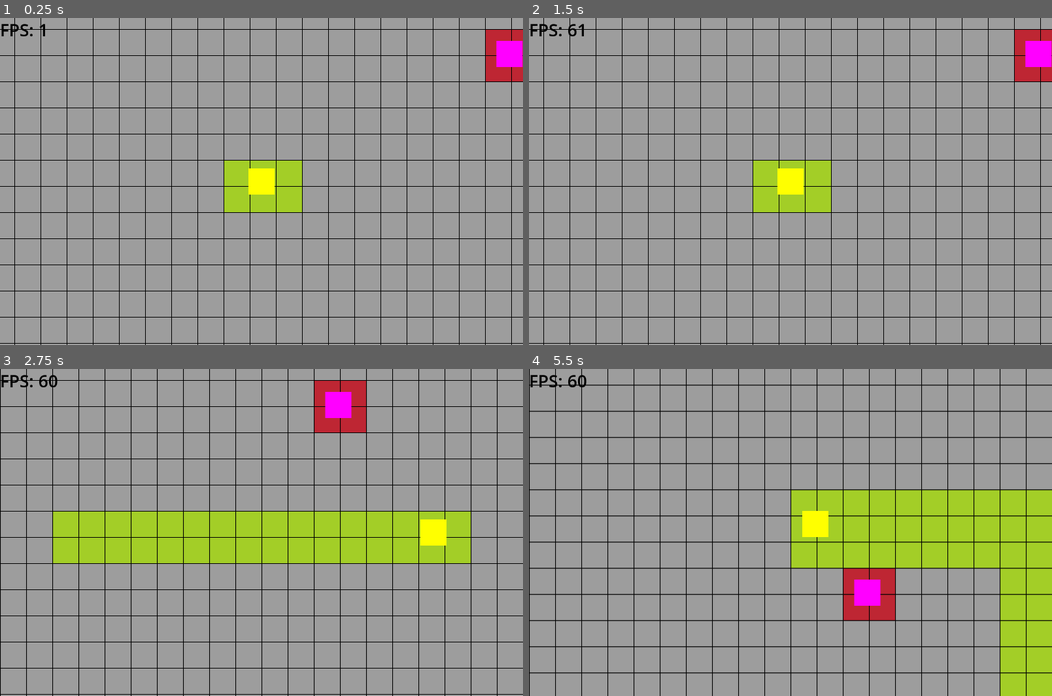
Above: before the commit, frames 1-4 (two rows, left to right).
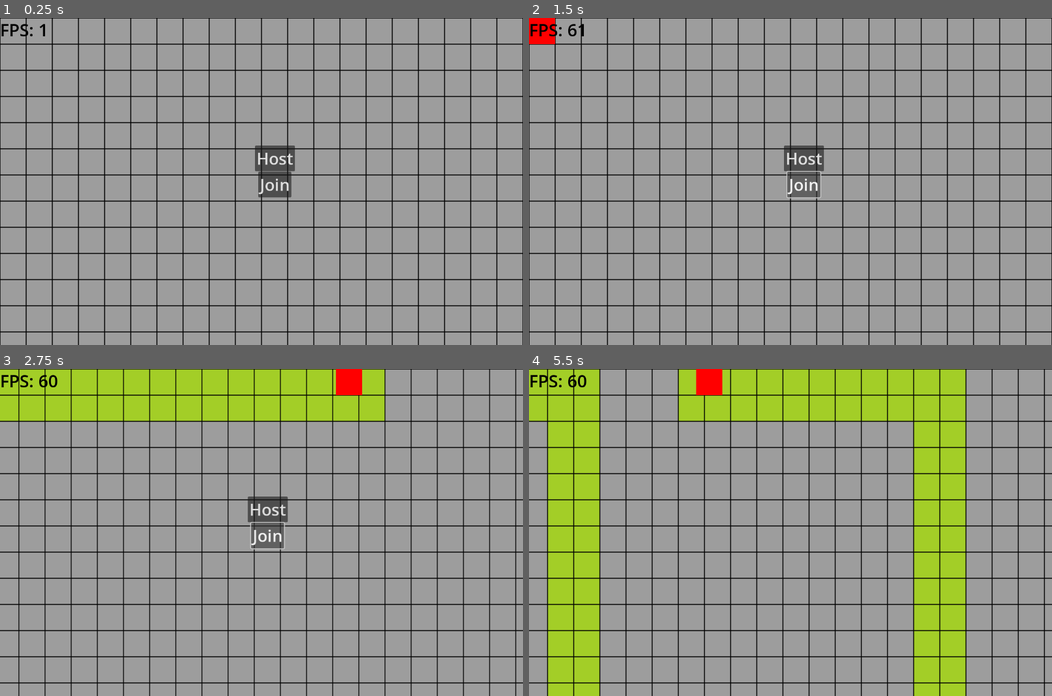
Above: after the commit, the same moments.

Repository: NIK-98/Paint_The_Ground
Game: Godot game, scene res://sceens/main.tscn
The game is run twice, just before and just after one commit, with the same random seed, the same clock (stepped at 60 frames per second) and the same inputs.
Inputs (mouse positions are in pixels of both pictures, inside the frame that each line leads up to):
- Up to frame 1 (0.25 s): no input
- Up to frame 2 (1.5 s): click (806, 158) at 0.5 s, where only the run after the commit has a clickable "Host"; click (806, 184) at 1.25 s, where only the run after the commit has a clickable "Join"
- Up to frame 3 (2.75 s): hold D (right, bound only after the commit) from 2.03 s (still down)
- Up to frame 4 (5.5 s): release D (right, bound only after the commit) at 2.78 s; hold S (down, bound only after the commit) 2.78-3.53 s; hold D (right, bound only after the commit) 3.53-4.28 s; hold W (up, bound only after the commit) 4.28-5.03 s; hold A (left, bound only after the commit) from 5.03 s (still down)

The runs differ from the first frame. In frame 1, 18% of the frame differs, in the area x 0-100%, y 0-100%; in frame 2, 18%; in frame 3, 36%; in frame 4, 50%.

Commit message:
Multiplayer grund aufbau hinzugefügt

Diff:
--- a/project.godot
+++ b/project.godot
@@ -37,22 +37,22 @@
 
 [input]
 
-up1={
+up={
 "deadzone": 0.5,
 "events": [Object(InputEventKey,"resource_local_to_scene":false,"resource_name":"","device":-1,"window_id":0,"alt_pressed":false,"shift_pressed":false,"ctrl_pressed":false,"meta_pressed":false,"pressed":false,"keycode":0,"physical_keycode":87,"key_label":0,"unicode":119,"echo":false,"script":null)
 , null]
 }
-down1={
+down={
 "deadzone": 0.5,
 "events": [Object(InputEventKey,"resource_local_to_scene":false,"resource_name":"","device":-1,"window_id":0,"alt_pressed":false,"shift_pressed":false,"ctrl_pressed":false,"meta_pressed":false,"pressed":false,"keycode":0,"physical_keycode":83,"key_label":0,"unicode":115,"echo":false,"script":null)
 ]
 }
-right1={
+right={
 "deadzone": 0.5,
 "events": [Object(InputEventKey,"resource_local_to_scene":false,"resource_name":"","device":-1,"window_id":0,"alt_pressed":false,"shift_pressed":false,"ctrl_pressed":false,"meta_pressed":false,"pressed":false,"keycode":0,"physical_keycode":68,"key_label":0,"unicode":100,"echo":false,"script":null)
 ]
 }
-left1={
+left={
 "deadzone": 0.5,
 "events": [Object(InputEventKey,"resource_local_to_scene":false,"resource_name":"","device":-1,"window_id":0,"alt_pressed":false,"shift_pressed":false,"ctrl_pressed":false,"meta_pressed":false,"pressed":false,"keycode":0,"physical_keycode":65,"key_label":0,"unicode":97,"echo":false,"script":null)
 ]
@@ -79,7 +79,12 @@
 }
 left2={
 "deadzone": 0.5,
-"events": [Object(InputEventKey,"resource_local_to_scene":fa …(119 unchanged characters)… ressed":false,"pressed":false,"keycode":0,"physical_keycode":4194319,"key_label":0,"unicode":0,"echo":false,"script":null)
+"events": [Object(InputEventKey,"resource_local_to_scene":fa …(119 unchanged characters)… ressed":false,"pressed":false,"keycode":4194319,"physical_keycode":4194319,"key_label":4194319,"unicode":0,"echo":false,"script":null)
+]
+}
+start={
+"deadzone": 0.5,
+"events": [Object(InputEventKey,"resource_local_to_scene":false,"resource_name":"","device":-1,"window_id":0,"alt_pressed":false,"shift_pressed":false,"ctrl_pressed":false,"meta_pressed":false,"pressed":false,"keycode":0,"physical_keycode":70,"key_label":0,"unicode":102,"echo":false,"script":null)
 ]
 }
 
--- a/sceens/main.tscn
+++ b/sceens/main.tscn
@@ -1,7 +1,8 @@
-[gd_scene load_steps=3 format=3 uid="uid://cny2f4chevd1r"]
+[gd_scene load_steps=4 format=3 uid="uid://cny2f4chevd1r"]
 
 [ext_resource type="Script" path="res://scripts/main.gd" id="1_jo5ss"]
 [ext_resource type="PackedScene" uid="uid://bd2en7ayi4qef" path="res://sceens/floor.tscn" id="3_raunn"]
+[ext_resource type="PackedScene" uid="uid://dqai1xwsq1oo2" path="res://sceens/menu.tscn" id="3_ukx8c"]
 
 [node name="main" type="Node2D" groups=["main"]]
 script = ExtResource("1_jo5ss")
@@ -21,3 +22,5 @@
 offset_bottom = 23.0
 theme_override_colors/font_color = Color(0, 0, 0, 1)
 theme_override_font_sizes/font_size = 42
+
+[node name="menu" parent="." instance=ExtResource("3_ukx8c")]
--- /dev/null
+++ b/sceens/menu.tscn
@@ -0,0 +1,37 @@
+[gd_scene load_steps=3 format=3 uid="uid://dqai1xwsq1oo2"]
+
+[ext_resource type="Script" path="res://scripts/menu.gd" id="1_k8nxs"]
+[ext_resource type="PackedScene" uid="uid://bct2wlof30lbq" path="res://sceens/player.tscn" id="2_bj4ep"]
+
+[node name="menu" type="Control"]
+layout_mode = 3
+anchors_preset = 0
+offset_right = 40.0
+offset_bottom = 40.0
+script = ExtResource("1_k8nxs")
+player_sceen = ExtResource("2_bj4ep")
+
+[node name="Host" type="Button" parent="."]
+layout_mode = 0
+offset_left = 624.0
+offset_top = 312.0
+offset_right = 721.0
+offset_bottom = 375.0
+theme_override_font_sizes/font_size = 40
+text = "Host"
+
+[node name="Join" type="Button" parent="."]
+layout_mode = 0
+offset_left = 632.0
+offset_top = 376.0
+offset_right = 712.0
+offset_bottom = 439.0
+theme_override_font_sizes/font_size = 40
+text = "Join"
+
+[node name="MultiplayerSpawner" type="MultiplayerSpawner" parent="."]
+_spawnable_scenes = PackedStringArray("res://sceens/player.tscn")
+spawn_path = NodePath("..")
+
+[connection signal="pressed" from="Host" to="." method="_on_host_pressed"]
+[connection signal="pressed" from="Join" to="." method="_on_join_pressed"]
--- a/sceens/player.tscn
+++ b/sceens/player.tscn
@@ -7,6 +7,14 @@
 
 [sub_resource type="RectangleShape2D" id="RectangleShape2D_wpgsi"]
 size = Vector2(64, 64)
+
+[sub_resource type="SceneReplicationConfig" id="SceneReplicationConfig_u122b"]
+properties/0/path = NodePath(".:position")
+properties/0/spawn = true
+properties/0/replication_mode = 1
+properties/1/path = NodePath("Color:color")
+properties/1/spawn = true
+properties/1/replication_mode = 1
 
 [node name="Player" type="CharacterBody2D" groups=["player"]]
 script = ExtResource("1_d8fpb")
@@ -31,3 +39,6 @@
 [node name="CollisionShape2D" type="CollisionShape2D" parent="Area2D"]
 position = Vector2(32, 32)
 shape = SubResource("RectangleShape2D_wpgsi")
+
+[node name="MultiplayerSynchronizer" type="MultiplayerSynchronizer" parent="."]
+replication_config = SubResource("SceneReplicationConfig_u122b")
--- a/scripts/floor.gd
+++ b/scripts/floor.gd
@@ -2,14 +2,14 @@
 
 @onready var main = $"../"
 
-var ID = 0
 var with_tiles = 1280*2
 var hight_tiles = 800*2
 
 # Called when the node enters the scene tree for the first time.
 func _ready():
-	reset_floor()
+	reset_floor.rpc()
 
+@rpc("any_peer","call_local")
 func reset_floor():
 	for x in range(with_tiles):
 		for y in range(hight_tiles):
--- a/scripts/main.gd
+++ b/scripts/main.gd
@@ -1,14 +1,10 @@
 extends Node2D
 
-@onready var Player1 = get_child(0)
-@onready var Player2 = get_child(1)
 @onready var map = $floor
-
-var player = preload("res://sceens/player.tscn")
 
 # Called when the node enters the scene tree for the first time.
 func _ready():
-	add_player()
+	pass
 
 
 # Called every frame. 'delta' is the elapsed time since the previous frame.
@@ -32,25 +28,3 @@
 			player2_cells += 1
 	prints(str("Player1: ", player1_cells))
 	prints(str("Player2: ", player2_cells))
-
-
-func add_player():
-	var old_spawn: Vector2
-	for p in range(2):
-		var new_player = player.instantiate()
-		var randpos = Vector2(randi_range(0,Global.Spielfeld_Size.x-new_player.get_node("Color").size.x),randi_range(0,Global.Spielfeld_Size.y-new_player.get_node("Color").size.y))
-		if p == 0:
-			new_player.ID = 1
-			new_player.get_node("Color").set_color(Color(255,255,0))
-			new_player.position = randpos
-			old_spawn = randpos
-		if p == 1:
-			new_player.ID = 2
-			new_player.get_node("Color").set_color(Color(255,0,255))
-			new_player.position = randpos
-			if randpos == old_spawn:
-				add_player()
-				return
-
-		add_child(new_player)
-		new_player.name = "Player"
--- /dev/null
+++ b/scripts/menu.gd
@@ -0,0 +1,45 @@
+extends Control
+
+@export var ip = "localhost"
+@export var port = 11111
+@export var player_sceen: PackedScene
+
+var peer = ENetMultiplayerPeer.new()
+
+func _on_host_pressed():
+	peer.create_server(port,2)
+	multiplayer.multiplayer_peer = peer
+	multiplayer.peer_connected.connect(_add_player)
+	_add_player()
+
+func _add_player(id = 1):
+	#var old_spawn: Vector2
+	var player = player_sceen.instantiate()
+	#var randpos = Vector2(randi_range(0,Global.Spielfeld_Size.x-player.get_node("Color").size.x),randi_range(0,Global.Spielfeld_Size.y-player.get_node("Color").size.y))
+
+	#player.position = randpos
+	#if randpos == old_spawn:
+		#multiplayer.peer_disconnected.connect(_del_player)
+		#_del_player(id)
+		#_add_player(id)
+		#return
+
+
+	player.ID = id
+	player.name = str(id)
+	call_deferred("add_child",player)
+
+
+func _del_player(id):
+	get_node(str(id)).queue_free()
+
+#func _add_player(id = 1):
+	#var player = player_sceen.instantiate()
+	#ID += 1
+	#player.name = str(id)
+	#player.ID = ID
+	#call_deferred("add_child", player)
+
+func _on_join_pressed():
+	peer.create_client(ip,port)
+	multiplayer.multiplayer_peer = peer
--- a/scripts/player.gd
+++ b/scripts/player.gd
@@ -4,42 +4,50 @@
 
 const SPEED = 20
 var spawn = position
-var ID = 0
 var last_position = position
 var is_moving = true
 var tile_size = 64
 var tile_size_multipl = 1.5
+var ID = 0
+
+func _ready():
+	color_change(ID)
+
+func _enter_tree():
+	set_multiplayer_authority(name.to_int())
 
 func _physics_process(delta):
-	var up_down = Input.get_axis(str("up",ID),str("down",ID))
-	var left_right = Input.get_axis(str("left",ID),str("right",ID))
-	if position.x < 0:
-		velocity.x += 10
-	elif position.x+$Color.size.x > Global.Spielfeld_Size.x:
-		velocity.x -= 10
+	if is_multiplayer_authority():
+		var move = Input.get_vector("left","right","up","down")
+		if position.x < 0:
+			velocity.x += 10
+		elif position.x+$Color.size.x > Global.Spielfeld_Size.x:
+			velocity.x -= 10
+		elif position.y < 0:
+			velocity.y += 10
+		elif position.y+$Color.size.y > Global.Spielfeld_Size.y:
+			velocity.y -= 10
+		else:
+			velocity = move*SPEED
+
+		move_and_collide(velocity)
+		$Camera2D.limit_right = Global.Spielfeld_Size.x
+		$Camera2D.limit_bottom = Global.Spielfeld_Size.y
+		if (velocity.x != 0 or velocity.y != 0):
+			if ID == 1:
+				paint.rpc(1)
+			else:
+				paint.rpc(2)
+
+@rpc("any_peer","call_local")
+func paint(tile: int):
+	for x in range(tile_size*tile_size_multipl):
+		for y in range(tile_size*tile_size_multipl):
+			var tile_position = map.local_to_map(Vector2i(position.x+x,position.y+y))
+			map.set_cell(0,tile_position,tile,Vector2i(0,0))
+
+func color_change(ID):
+	if ID == 1:
+		get_node("Color").set_color(Color(255,0,0))
 	else:
-		velocity.x = left_right*SPEED
-
-	if position.y < 0:
-		velocity.y += 10
-	elif position.y+$Color.size.y > Global.Spielfeld_Size.y:
-		velocity.y -= 10
-	else:
-		velocity.y = up_down*SPEED
-
-
-	move_and_collide(velocity)
-	$Camera2D.limit_right = Global.Spielfeld_Size.x
-	$Camera2D.limit_bottom = Global.Spielfeld_Size.y
-
-	#for i in map.get_used_cells(0):
-	if ID == 1:
-		for x in range(tile_size*tile_size_multipl):
-			for y in range(tile_size*tile_size_multipl):
-				var tile_position = map.local_to_map(Vector2i(position.x+x,position.y+y))
-				map.set_cell(0,tile_position,1,Vector2i(0,0))
-	if ID == 2:
-		for x in range(tile_size*tile_size_multipl):
-			for y in range(tile_size*tile_size_multipl):
-				var tile_position = map.local_to_map(Vector2i(position.x+x,position.y+y))
-				map.set_cell(0,tile_position,2,Vector2i(0,0))
+		get_node("Color").set_color(Color(0,0,255))
Not shown: 1 places in sceens/player.tscn that only renumber resources
Not shown, changed: .gitignore
